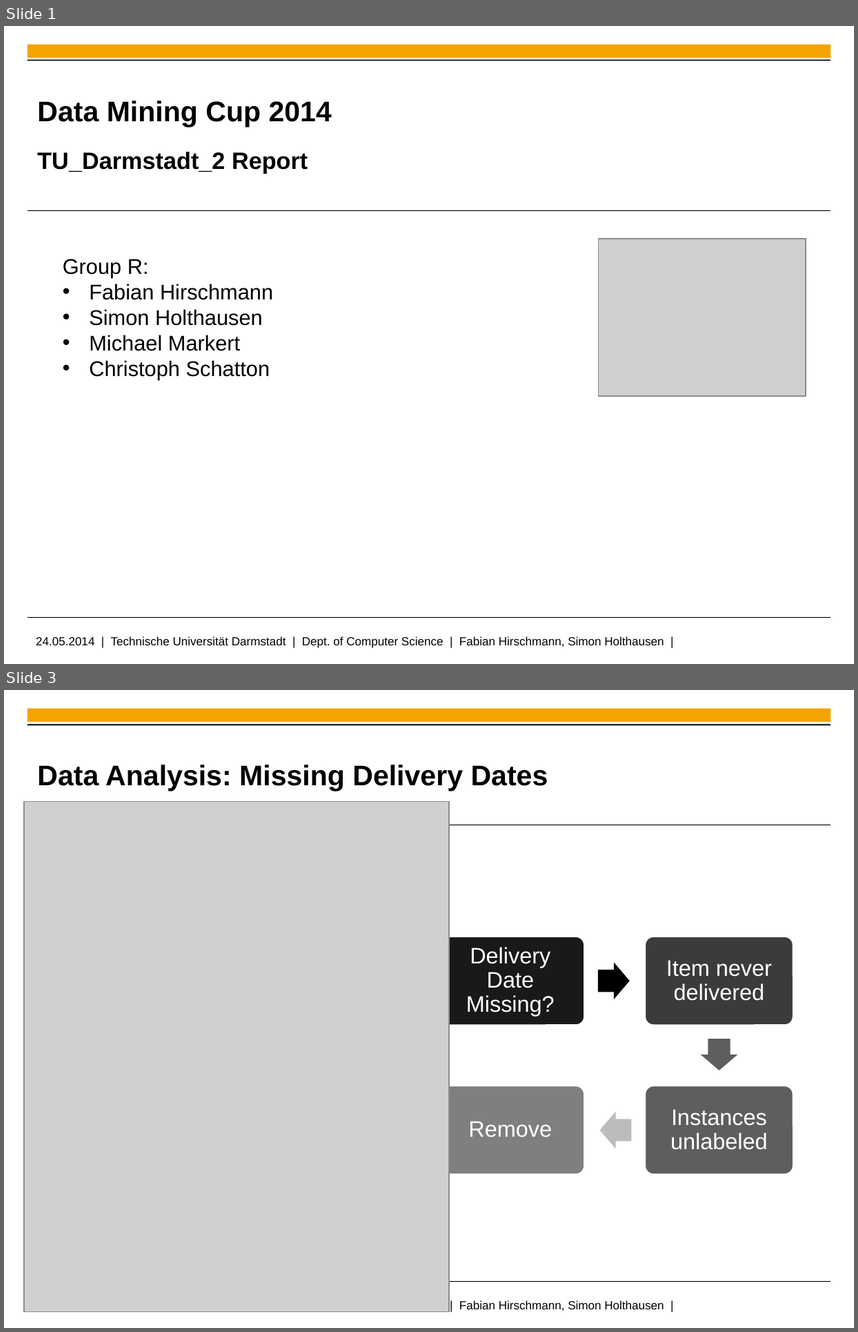
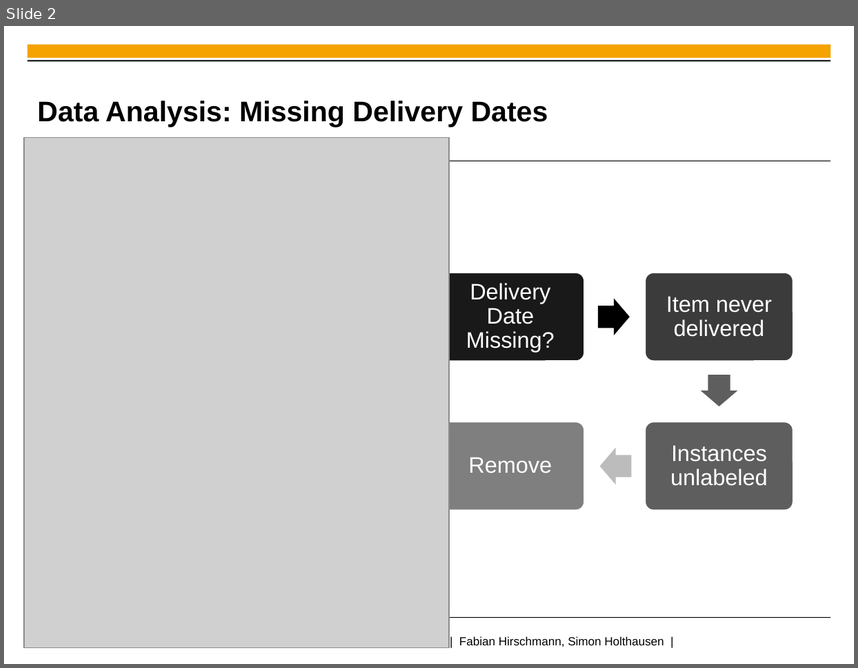
Before and after one commit to fhirschmann/ml_dmc2014, a slide deck: doc/pres-prudsys.pptx. Shown one above the other, each under a label of ours: slides 1 and 3 before the commit, slide 2 after it; the slides between them are not shown. The pictures are 858x1332 and 858x668 pixels, drawn with LibreOffice and Linux fonts; fonts in the diff are those of the drawing; grey boxes stand for pictures; background and template pictures are left out. Boxes give left, top, right and bottom in pixels: in the first picture for what was removed or moved away, otherwise in the second. Text is boxed around its words. In the diff, an @@ line names an element or a change of style, - is before the commit and + after.

```diff
--- a/doc/pres-prudsys.pptx
+++ b/doc/pres-prudsys.pptx
@@ slide 1 removed at (4,26,854,664), background #FFFFFF; not listed: 3 template elements that a slide beside it also shows @@
@@ rectangle removed at (27,59,831,61) @@
@@ title removed at (37,101,332,127) @@
-Data Mining Cup 2014
@@ subtitle removed at (37,152,308,174) @@
-TU_Darmstadt_2 Report
@@ rectangle removed at (27,210,831,212) @@
@@ picture removed at (598,239,806,396) @@
@@ text removed at (63,259,273,379) @@
-Group R:
-• Fabian Hirschmann
-• Simon Holthausen
-• Michael Markert
-• Christoph Schatton
@@ what was slide 3 is now slide 2 @@
```
Also in this commit, not shown: 1 slide changed.
